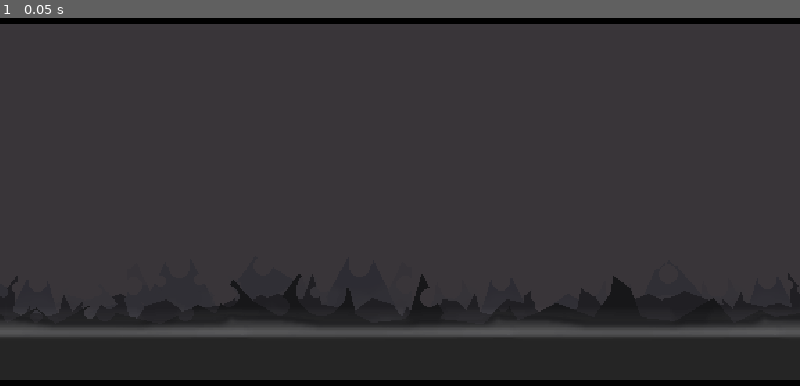
Above: before the commit, frame 1.
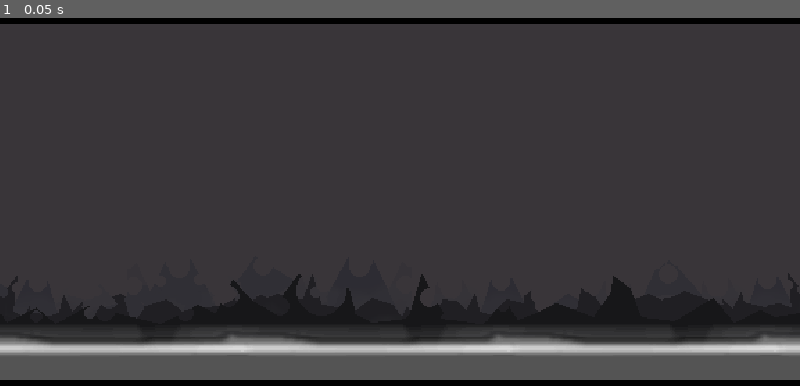
Above: after the commit, the same moment.

Repository: Bandeiraa/Dark-World
Game: Godot game, scene res://scenes/environment/parallax_background.tscn
Two runs of this game, one before a commit and one after it. Both use one fixed random seed, a clock stepped at 60 frames per second and the inputs below. The project has no main scene, so this scene is started directly.
Inputs:
- Up to frame 1 (0.05 s): no input

The runs differ from the first frame. In frame 1, 13% of the frame differs, in the area x 0-100%, y 82-99%.

Commit message:
Offsetin fog and adding a new layer

Diff:
--- /dev/null
+++ b/resources/shaders/fog.gdshader
@@ -0,0 +1,25 @@
+shader_type canvas_item;
+
+uniform sampler2D noise_img;
+
+uniform float speed = 1.0;
+uniform float fog_alpha = 1.0;
+
+uniform vec4 smoke_color: hint_color;
+
+void fragment() {
+	vec2 uv1 = vec2(UV.x + TIME * speed, UV.y);
+	vec2 uv2 = vec2(UV.x - TIME * speed, UV.y);
+	vec2 uv3 = vec2(UV.x, UV.y);
+
+	float noise_r = texture(noise_img, uv1).r;
+	float noise_g = texture(noise_img, uv2).g;
+	float noise_b = texture(noise_img, uv3).b;
+
+	vec3 new_color = vec3(noise_r, noise_g, noise_b);
+
+	float new_alpha = noise_r * noise_g * noise_b;
+
+	COLOR.rgb = smoke_color.rgb;
+	COLOR.a = clamp(new_alpha * fog_alpha * texture(TEXTURE, UV).a, 0.0, 1.0);
+}
--- /dev/null
+++ b/scenes/effects/bubble_orb.tscn
@@ -0,0 +1,82 @@
+[gd_scene load_steps=20 format=2]
+
+[ext_resource path="res://assets/animated_objects/parallax_animated_objects/Bubble Maker Orb thing (8x20).png" type="Texture" id=1]
+[ext_resource path="res://scenes/effects/parallax_effect.tscn" type="PackedScene" id=2]
+
+[sub_resource type="AtlasTexture" id=3]
+atlas = ExtResource( 1 )
+region = Rect2( 0, 40, 8, 20 )
+
+[sub_resource type="AtlasTexture" id=4]
+atlas = ExtResource( 1 )
+region = Rect2( 0, 60, 8, 20 )
+
+[sub_resource type="AtlasTexture" id=5]
+atlas = ExtResource( 1 )
+region = Rect2( 0, 80, 8, 20 )
+
+[sub_resource type="AtlasTexture" id=6]
+atlas = ExtResource( 1 )
+region = Rect2( 0, 100, 8, 20 )
+
+[sub_resource type="AtlasTexture" id=7]
+atlas = ExtResource( 1 )
+region = Rect2( 0, 120, 8, 20 )
+
+[sub_resource type="AtlasTexture" id=8]
+atlas = ExtResource( 1 )
+region = Rect2( 0, 140, 8, 20 )
+
+[sub_resource type="AtlasTexture" id=9]
+atlas = ExtResource( 1 )
+region = Rect2( 0, 160, 8, 20 )
+
+[sub_resource type="AtlasTexture" id=10]
+atlas = ExtResource( 1 )
+region = Rect2( 0, 180, 8, 20 )
+
+[sub_resource type="AtlasTexture" id=11]
+atlas = ExtResource( 1 )
+region = Rect2( 0, 200, 8, 20 )
+
+[sub_resource type="AtlasTexture" id=12]
+atlas = ExtResource( 1 )
+region = Rect2( 0, 220, 8, 20 )
+
+[sub_resource type="AtlasTexture" id=13]
+atlas = ExtResource( 1 )
+region = Rect2( 0, 240, 8, 20 )
+
+[sub_resource type="AtlasTexture" id=14]
+atlas = ExtResource( 1 )
+region = Rect2( 0, 260, 8, 20 )
+
+[sub_resource type="AtlasTexture" id=15]
+atlas = ExtResource( 1 )
+region = Rect2( 0, 280, 8, 20 )
+
+[sub_resource type="AtlasTexture" id=16]
+atlas = ExtResource( 1 )
+region = Rect2( 0, 300, 8, 20 )
+
+[sub_resource type="AtlasTexture" id=17]
+atlas = ExtResource( 1 )
+region = Rect2( 0, 320, 8, 20 )
+
+[sub_resource type="AtlasTexture" id=18]
+atlas = ExtResource( 1 )
+region = Rect2( 0, 340, 8, 20 )
+
+[sub_resource type="SpriteFrames" id=19]
+animations = [ {
+"frames": [ SubResource( 3 ), SubResource( 4 ), SubResource( 5 ), SubResource( 6 ), SubResource( 7 ), SubResource( 8 ), SubResource( 9 ), SubResource( 10 ), SubResource( 11 ), SubResource( 12 ), SubResource( 13 ), SubResource( 14 ), SubResource( 15 ), SubResource( 16 ), SubResource( 17 ), SubResource( 18 ) ],
+"loop": false,
+"name": "effect",
+"speed": 8.0
+} ]
+
+[node name="BubbleOrb" instance=ExtResource( 2 )]
+frames = SubResource( 19 )
+animation = "effect"
+min_wait_time = 3.0
+max_wait_time = 15.0
--- a/scenes/environment/parallax_background.tscn
+++ b/scenes/environment/parallax_background.tscn
@@ -8,41 +8,18 @@
 [ext_resource path="res://scenes/effects/distant_lightning.tscn" type="PackedScene" id=6]
 [ext_resource path="res://scenes/effects/large_lightning.tscn" type="PackedScene" id=7]
 [ext_resource path="res://scenes/effects/small_lightning.tscn" type="PackedScene" id=8]
-[ext_resource path="res://scripts/environment/parallax_background.gd" type="Script" id=9]
-
-[sub_resource type="Shader" id=1]
-code = "shader_type canvas_item;
-
-uniform sampler2D noise_img;
-uniform float speed = 1.0;
-uniform vec4 smoke_color: hint_color;
-
-void fragment() {
-	vec2 uv1 = vec2(UV.x + TIME * speed, UV.y);
-	vec2 uv2 = vec2(UV.x - TIME * speed, UV.y);
-	vec2 uv3 = vec2(UV.x, UV.y);
-
-	float noise_r = texture(noise_img, uv1).r;
-	float noise_g = texture(noise_img, uv2).g;
-	float noise_b = texture(noise_img, uv3).b;
-
-	vec3 new_color = vec3(noise_r, noise_g, noise_b);
-
-	float new_alpha = noise_r * noise_g * noise_b;
-
-	COLOR.rgb = smoke_color.rgb;
-	COLOR.a = clamp(new_alpha * 5.0 * texture(TEXTURE, UV).a, 0.0, 1.0);
-}"
+[ext_resource path="res://resources/shaders/fog.gdshader" type="Shader" id=9]
+[ext_resource path="res://scenes/effects/bubble_orb.tscn" type="PackedScene" id=10]
+[ext_resource path="res://assets/parallax_background/black_bar.png" type="Texture" id=11]
 
 [sub_resource type="ShaderMaterial" id=2]
-shader = SubResource( 1 )
-shader_param/speed = 0.1
+shader = ExtResource( 9 )
+shader_param/speed = 0.05
+shader_param/fog_alpha = 15.0
 shader_param/smoke_color = Color( 1, 1, 1, 1 )
 shader_param/noise_img = ExtResource( 4 )
 
 [node name="ParallaxBackground" type="ParallaxBackground"]
-script = ExtResource( 9 )
-fog_speed = 16
 
 [node name="BackgroundSky" type="ParallaxLayer" parent="."]
 motion_mirroring = Vector2( 576, 0 )
@@ -86,6 +63,12 @@
 
 [node name="AnimatedEffects" type="Node2D" parent="ForegroundMountains"]
 
+[node name="BubbleOrb1" parent="ForegroundMountains/AnimatedEffects" instance=ExtResource( 10 )]
+position = Vector2( 114, 247 )
+
+[node name="BubbleOrb3" parent="ForegroundMountains/AnimatedEffects" instance=ExtResource( 10 )]
+position = Vector2( 362, 240 )
+
 [node name="LargeLightning" parent="ForegroundMountains/AnimatedEffects" instance=ExtResource( 7 )]
 position = Vector2( 224, 235 )
 min_wait_time = 45.0
@@ -126,12 +109,25 @@
 
 [node name="Texture" type="TextureRect" parent="Fog"]
 material = SubResource( 2 )
-margin_top = 160.0
+margin_top = 172.0
 margin_right = 576.0
-margin_bottom = 288.0
-rect_min_size = Vector2( 576, 128 )
+margin_bottom = 300.0
+rect_min_size = Vector2( 576, 64 )
 texture = ExtResource( 4 )
 expand = true
 __meta__ = {
 "_edit_use_anchors_": false
 }
+
+[node name="BlackBar" type="ParallaxLayer" parent="."]
+motion_mirroring = Vector2( 576, 0 )
+
+[node name="Texture" type="TextureRect" parent="BlackBar"]
+margin_right = 576.0
+margin_bottom = 128.0
+rect_min_size = Vector2( 576, 320 )
+texture = ExtResource( 11 )
+expand = true
+__meta__ = {
+"_edit_use_anchors_": false
+}
--- a/scripts/effects/parallax_effect.gd
+++ b/scripts/effects/parallax_effect.gd
@@ -21,9 +21,11 @@
 
 func on_timer_timeout(timer: Timer) -> void:
 	timer.queue_free()
-	frame = 0
+	playing = true
 	play("effect")
 
 
 func on_animation_finished() -> void:
 	create_timer()
+	playing = false
+	frame = 0
--- a/scripts/environment/parallax_background.gd
+++ /dev/null
@@ -1,9 +0,0 @@
-extends ParallaxBackground
-
-onready var fog: ParallaxLayer = get_node("Fog")
-
-export(int) var fog_speed
-
-func _physics_process(delta: float) -> void:
-	#fog.motion_offset.x -= delta * fog_speed
-	pass
Binary file added: assets/parallax_background/black_bar.png
Not shown, added: assets/parallax_background/black_bar.png.import
Not shown: 1 places in scenes/environment/parallax_background.tscn that only renumber resources
